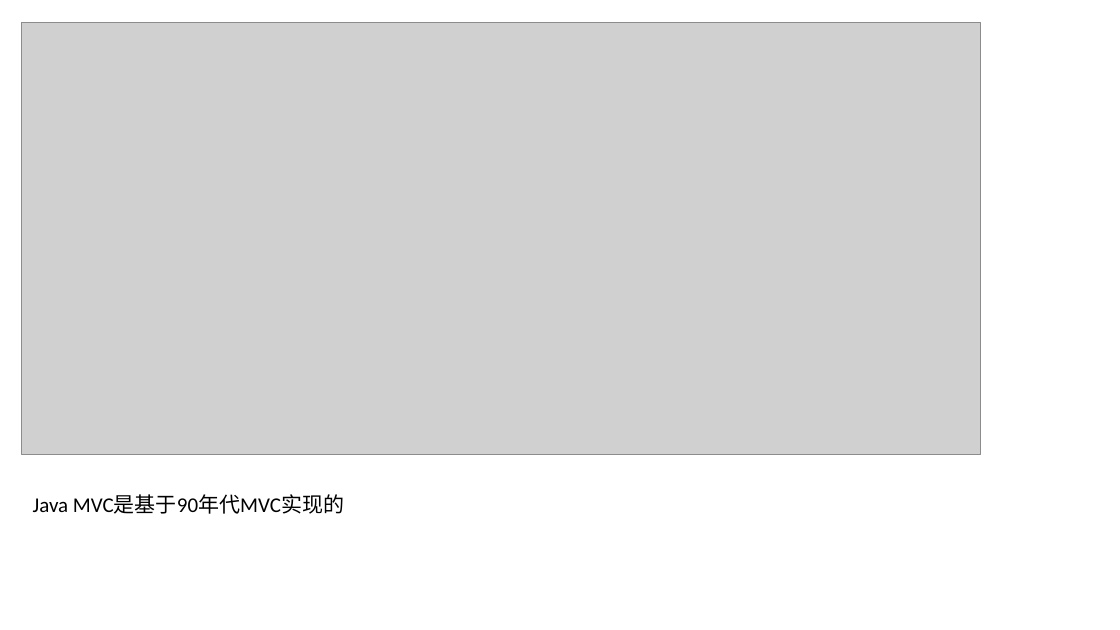
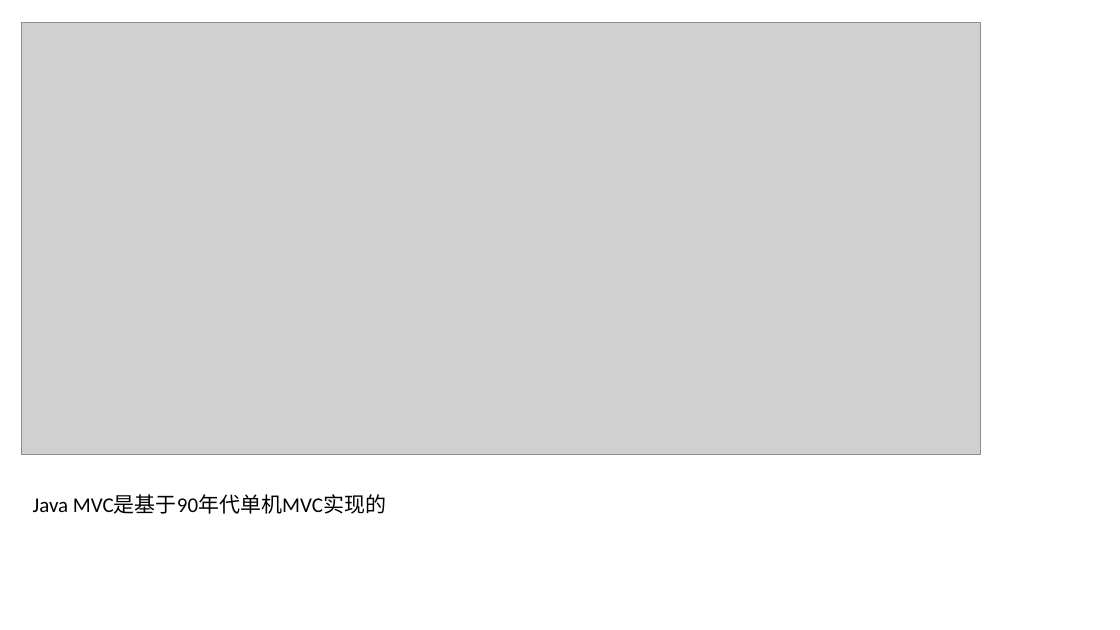
Before and after one commit to rhythm022/2020-learning, a slide deck: slide 3 of 2021-mvc/MVC.pptx. Drawn at 1120x630 pixels with LibreOffice and Linux fonts; fonts in the diff are those of the drawing; grey boxes stand for pictures. Boxes give left, top, right and bottom in pixels: in the first picture for what was removed or moved away, otherwise in the second. Text is boxed around its words. In the diff, an @@ line names an element or a change of style, - is before the commit and + after.

```diff
--- a/2021-mvc/MVC.pptx
+++ b/2021-mvc/MVC.pptx
@@ text at (33,494,386,514): text changed @@
-Java MVC是基于90年代MVC实现的
+Java MVC是基于90年代单机MVC实现的
```
Also in this commit, not shown: 2 other slides changed, 5 other files.
